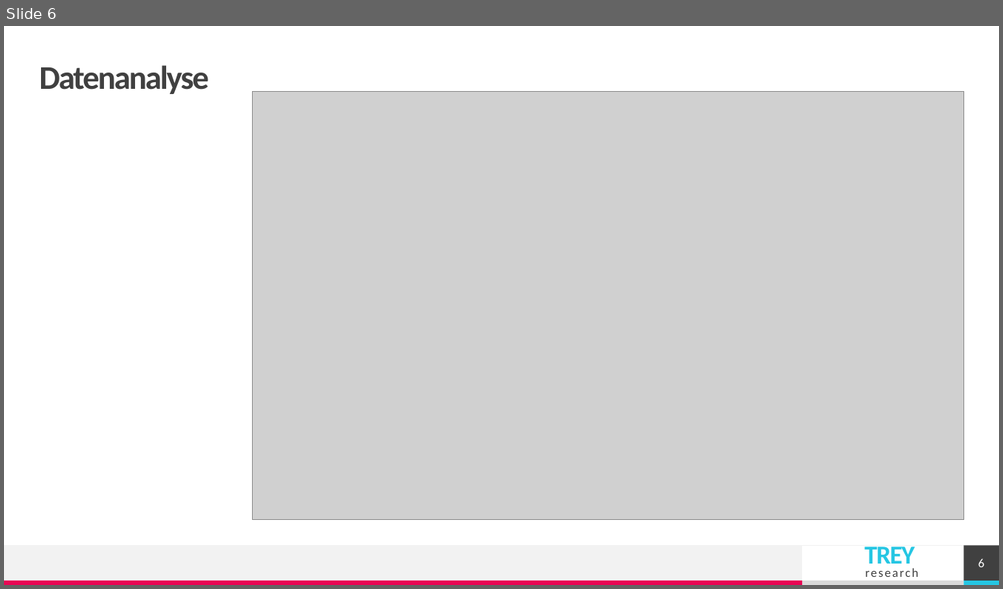
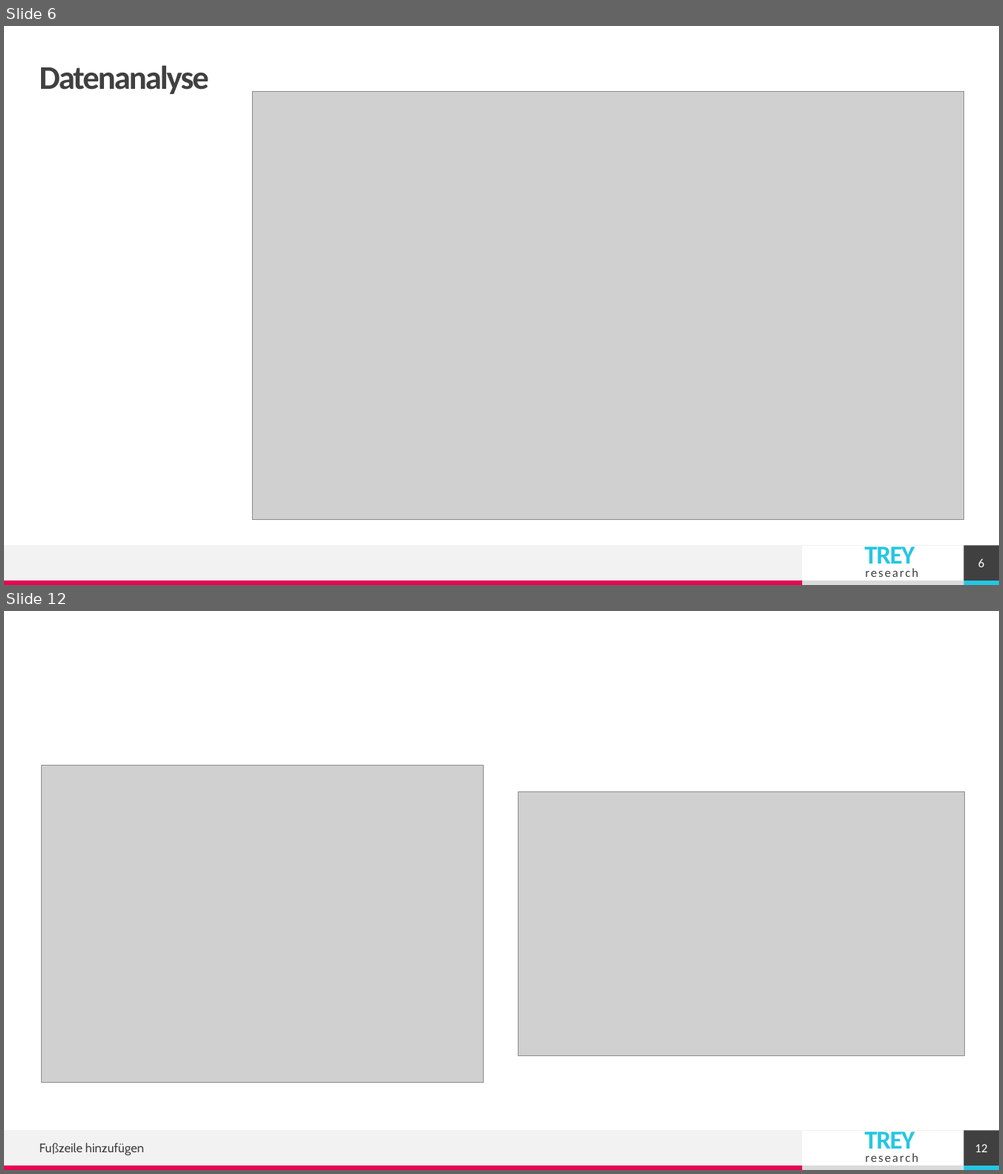
Before and after one commit to zauchi/cropRecommendation, a slide deck: Qualitätssicherung für KI-Systeme.pptx. Shown one above the other, each under a label of ours: slide 6 before the commit, slides 6 and 12 after it; the slides between them are not shown. The pictures are 1003x589 and 1003x1174 pixels, drawn with LibreOffice and Linux fonts; fonts in the diff are those of the drawing; grey boxes stand for pictures. Boxes give left, top, right and bottom in pixels: in the first picture for what was removed or moved away, otherwise in the second. Text is boxed around its words. In the diff, an @@ line names an element or a change of style, - is before the commit and + after.

```diff
--- a/Qualitätssicherung für KI-Systeme.pptx
+++ b/Qualitätssicherung für KI-Systeme.pptx
@@ slide 12 added at [4,611,999,1170], background #FFFFFF; not listed: 6 template elements that a slide beside it also shows @@
@@ picture added at [41,766,483,1083] @@
@@ picture added at [518,792,965,1056] @@
@@ text added at [40,1143,144,1156], 12 pt, text #404040 @@
+Fußzeile hinzufügen
@@ page number added at [964,1131,999,1166], fill #404040, 12 pt, text #FFFFFF @@
+12
```
Also in this commit, not shown: 7 other slides added, 13 other files.
